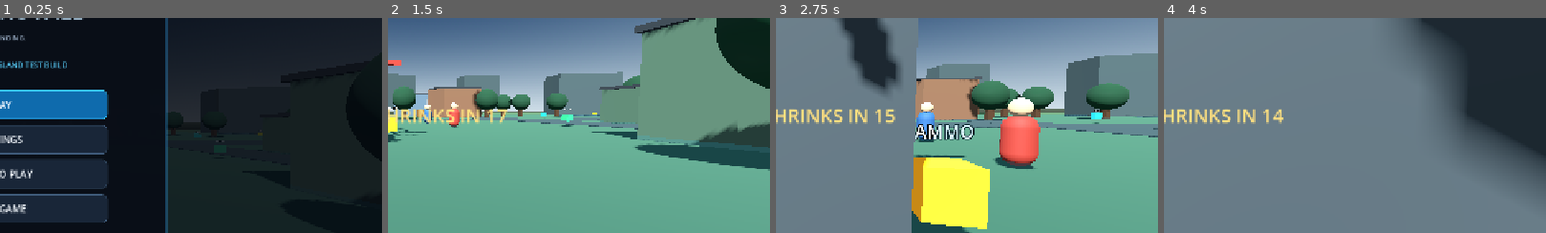
Above: before the commit, frames 1-4 (left to right).
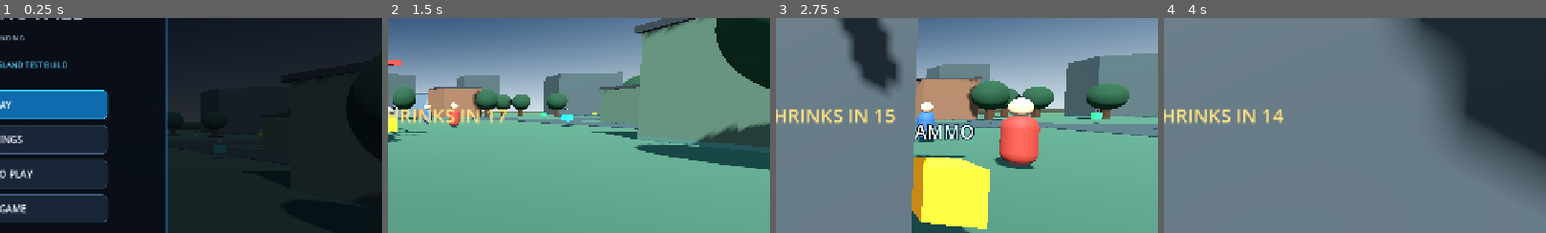
Above: after the commit, the same moments.

Repository: PandaManDev/Panda-Royale
Game: Godot game, scene res://Main.tscn
The game is run twice, just before and just after one commit, with the same random seed, the same clock (stepped at 60 frames per second) and the same inputs.
Inputs (mouse positions are % of the whole screen's width and height, from its top left):
- Up to frame 1 (0.25 s): no input
- Up to frame 2 (1.5 s): click "PLAY" at 0.5 s; tap Enter at 1.25 s; move the mouse to (55, 50) at 1.27 s; hold W from 1.28 s (still down); tap R at 1.35 s; click (55, 50) at 1.42 s
- Up to frame 3 (2.75 s): keep holding W; tap Space at 1.52, 2.27 s; move the mouse to (45, 50) at 2.02 s; tap B at 2.1 s
- Up to frame 4 (4 s): keep holding W; tap Enter at 2.75, 3.5 s; move the mouse to (52, 48) at 2.77 s; tap E at 2.85 s; move the mouse to (49, 52) at 3.52 s; tap Shift at 3.6 s; click (49, 52) at 3.67 s; tap Space at 3.77 s
The pictures show only the part of the screen within x 50-100%, y 26-76%; the shares and areas given below are measured in that part.

The runs differ from the first frame. In frame 1, less than 0.1% of the frame differs, in the area x 51-58%, y 52-58%; in frame 2, 0.1%, in the area x 40-49%, y 42-49%; in frame 3, 0.1%; in frame 4, nothing differs.
Error in both runs: Invalid call. Nonexistent function 'try_open_chest' in base 'Node3D (game.gd)'. (res://scripts/player.gd:97)

Commit message:
Upgrade Panda Royale gameplay and presentation

Diff:
--- a/scripts/pickup.gd
+++ b/scripts/pickup.gd
@@ -6,7 +6,7 @@
 var mesh_node: MeshInstance3D
 
 func _ready():
-    var choices = ["health","shield","ammo"]
+    var choices = ["health","shield","ammo","weapon"]
     kind = choices[randi() % choices.size()]
     var shape = SphereShape3D.new()
     shape.radius = 1.35
@@ -27,6 +27,12 @@
         mat.albedo_color = Color(0.12,0.55,1.0)
         mat.emission_enabled = true
         mat.emission = Color(0.02,0.18,0.5)
+    elif kind == "weapon":
+        mesh.size = Vector3(0.35,0.25,1.1)
+        mat.albedo_color = Color(0.20,0.23,0.27)
+        mat.metallic = 0.65
+        mat.emission_enabled = true
+        mat.emission = Color(0.10,0.28,0.55)
     else:
         mat.albedo_color = Color(1.0,0.68,0.12)
         mat.emission_enabled = true
@@ -35,7 +41,7 @@
     add_child(mesh_node)
 
     var label = Label3D.new()
-    label.text = kind.to_upper()
+    label.text = "RANGER RIFLE" if kind == "weapon" else kind.to_upper()
     label.font_size = 48
     label.pixel_size = 0.005
     label.position.y = 0.8
